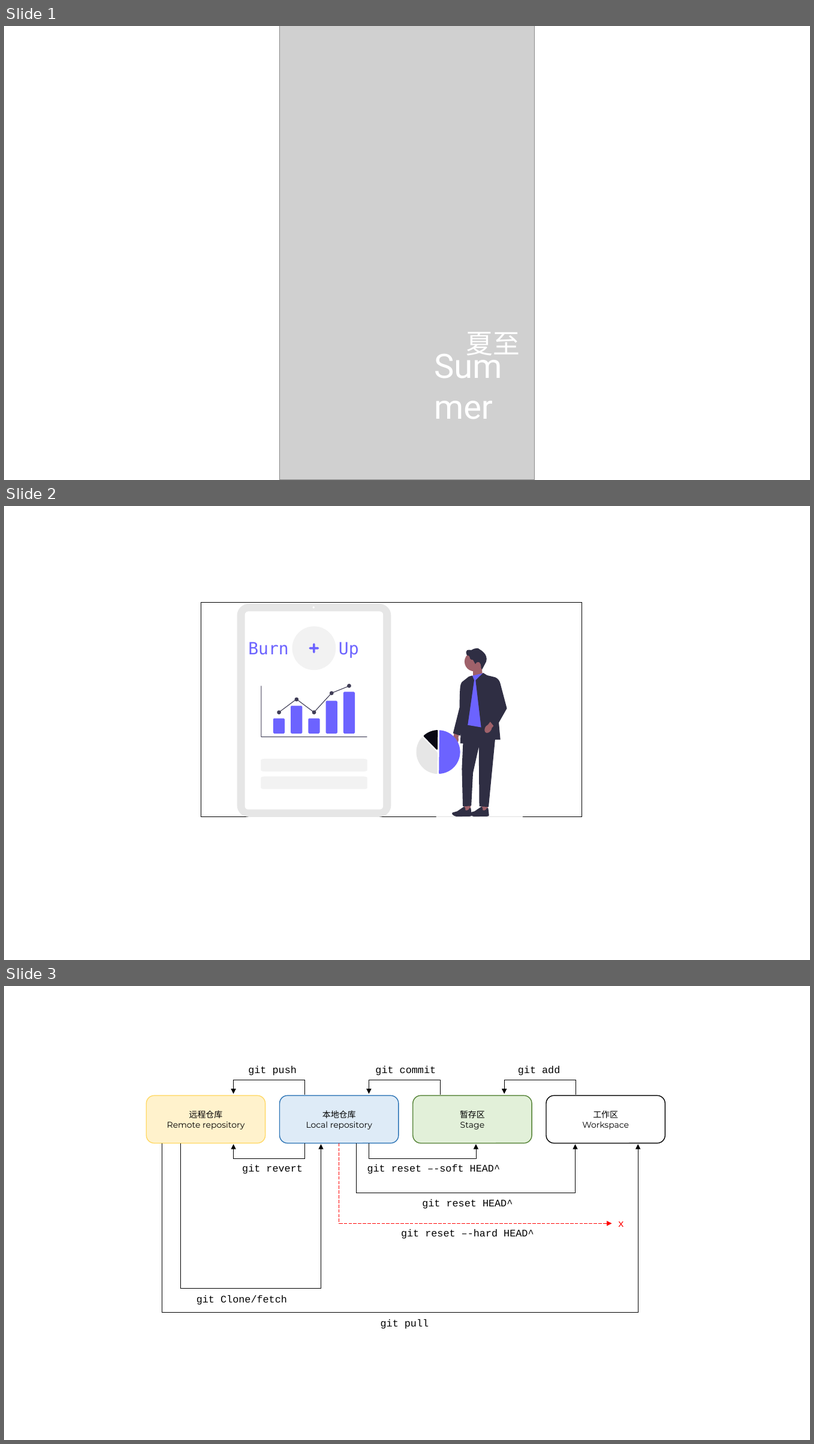
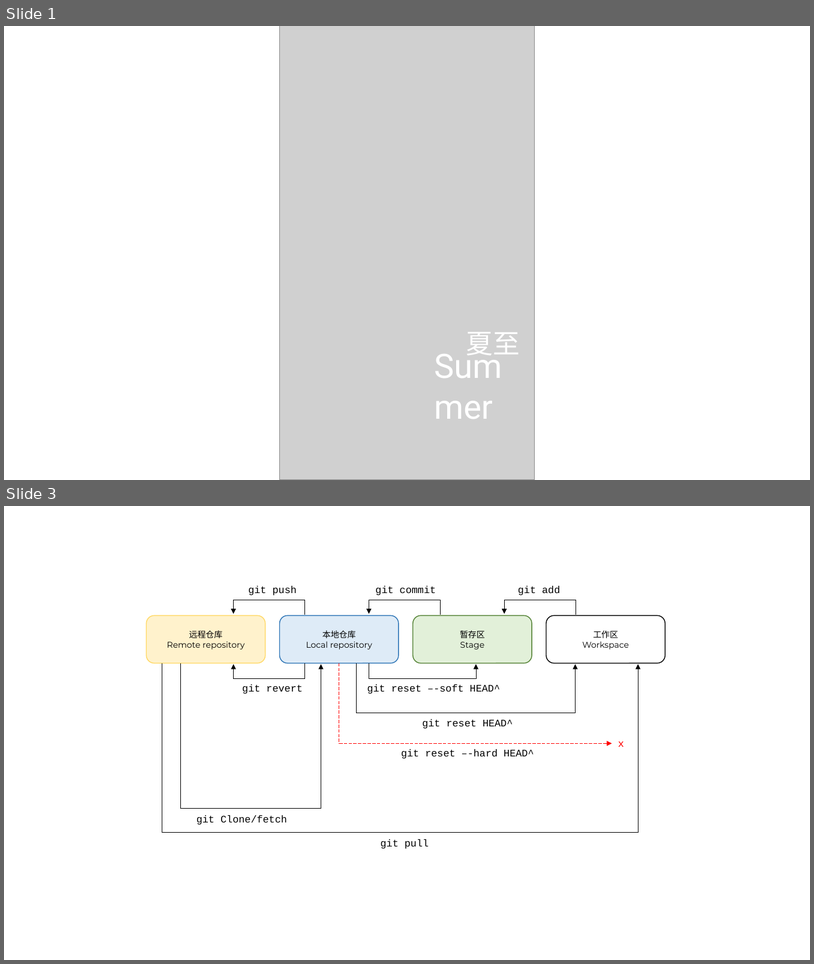
Before and after one commit to glplaman/glplaman.github.io, a slide deck: utils/file/charts.pptx. Shown one above the other, each under a label of ours: slides 1, 2 and 3 before the commit, slides 1 and 3 after it; the slides between them are not shown. The pictures are 814x1444 and 814x964 pixels, drawn with LibreOffice and Linux fonts; fonts in the diff are those of the drawing; grey boxes stand for pictures. Boxes give left, top, right and bottom in pixels: in the first picture for what was removed or moved away, otherwise in the second. Text is boxed around its words. In the diff, an @@ line names an element or a change of style, - is before the commit and + after.

```diff
--- a/utils/file/charts.pptx
+++ b/utils/file/charts.pptx
@@ slide 2 removed at (4, 506, 810, 960), background #FFFFFF @@
@@ rectangle removed at (201, 602, 582, 816) @@
@@ text removed at (248, 642, 288, 655) @@
-Burn
@@ group removed at (237, 604, 523, 817): 28 freeform shapes, 8 ellipses, 2 rectangles @@
@@ text removed at (339, 642, 359, 658) @@
-Up
@@ text removed at (252, 736, 289, 737) @@
-TOC
```
Also in this commit, not shown: 1 slide added, 2 other files.
